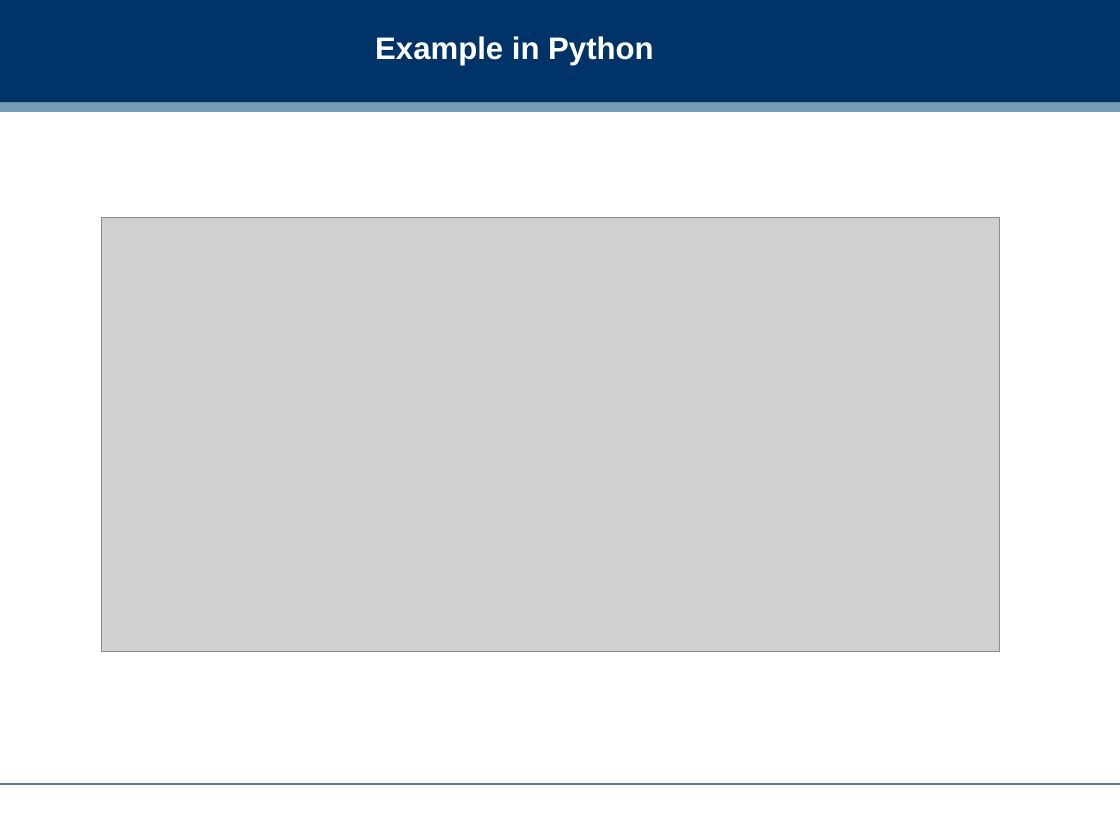
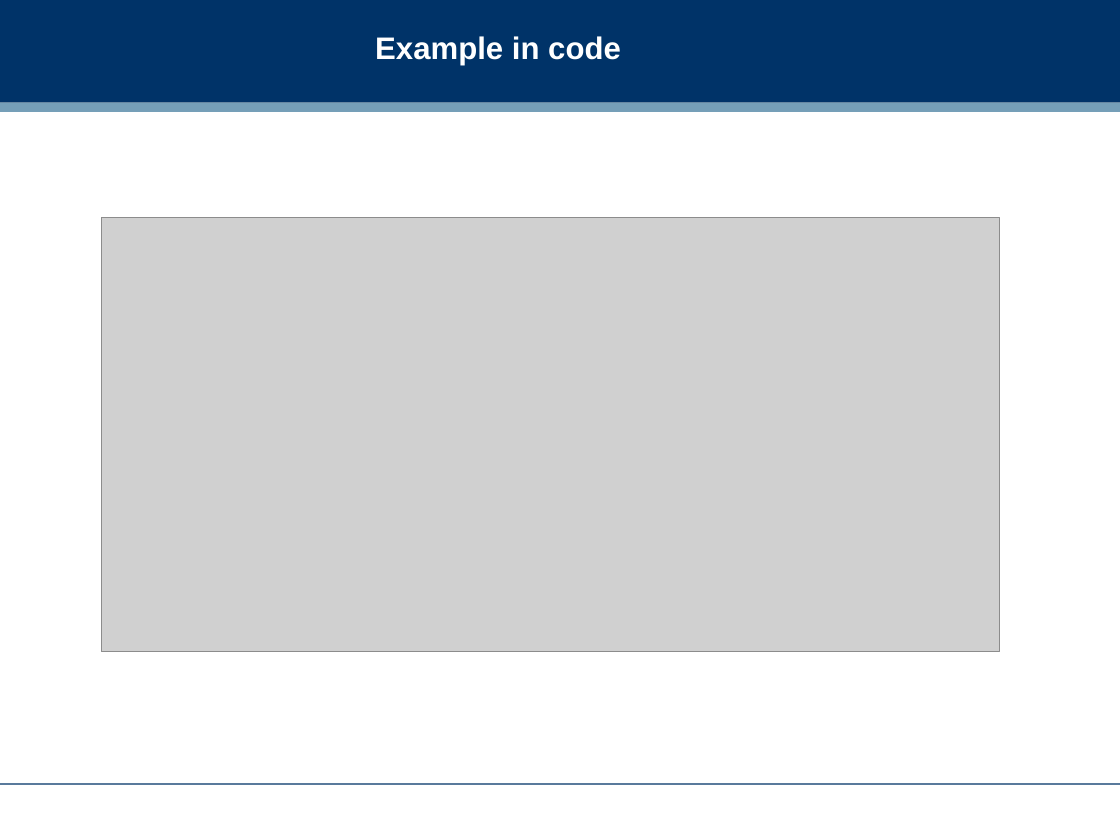
Before and after one commit to dreamind/ix, a slide deck: slide 16 of lectures/informatics-society/security.ppt (slide 19 before the commit). Drawn at 1120x840 pixels with LibreOffice and Linux fonts; fonts in the diff are those of the drawing; grey boxes stand for pictures; background and template pictures are left out. Boxes give left, top, right and bottom in pixels: in the first picture for what was removed or moved away, otherwise in the second. Text is boxed around its words. In the diff, an @@ line names an element or a change of style, - is before the commit and + after.

```diff
--- a/lectures/informatics-society/security.ppt
+++ b/lectures/informatics-society/security.ppt
@@ title at box(375, 36, 621, 65): text changed @@
-Example in Python
+Example in code
```
Also in this commit, not shown: 8 other slides changed, 3 slides added, 4 slides removed.
